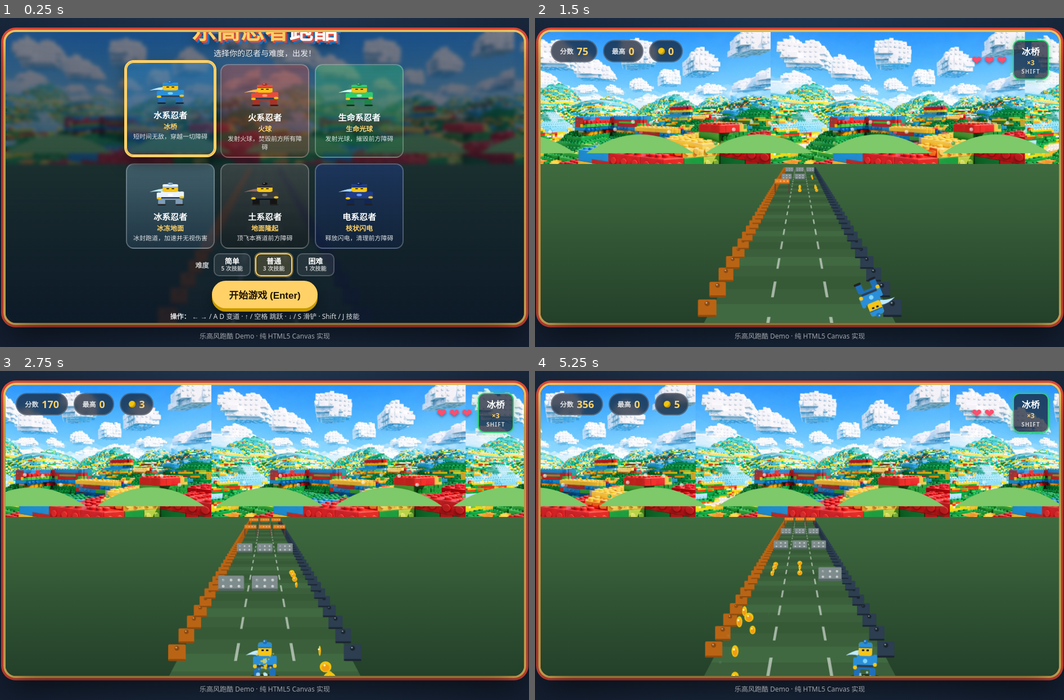
Above: before the commit, frames 1-4 (two rows, left to right).
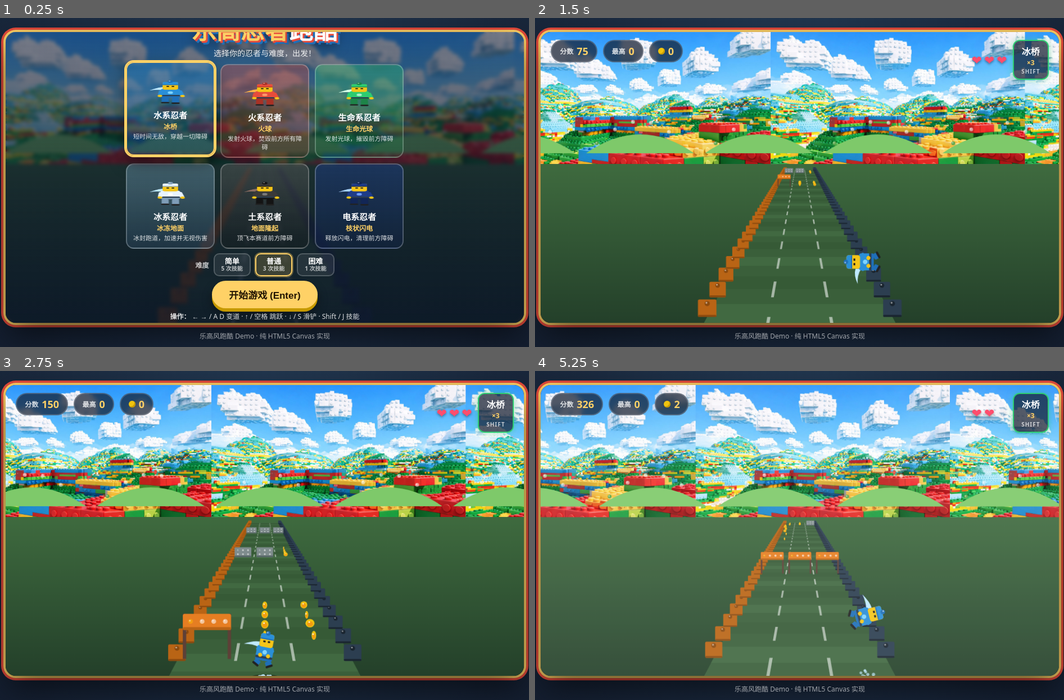
Above: after the commit, the same moments.

Repository: MasterJackie/lego-ninja-runner
Game: browser game, page index.html
Two runs of this game, one before a commit and one after it. Both use one fixed random seed, a clock stepped at 60 frames per second and the inputs below.
Inputs:
- Up to frame 1 (0.25 s): no input
- Up to frame 2 (1.5 s): click "开始游戏 (Enter)" at 0.27 s; hold Right from 1.03 s (still down); tap Space at 1.1 s
- Up to frame 3 (2.75 s): release Right at 1.53 s; hold Down 1.58-1.85 s; tap Space at 1.6, 2.1, 2.6 s; hold Left 1.9-2.47 s; tap W at 2.52 s; hold Up from 2.52 s (still down)
- Up to frame 4 (5.25 s): release Up at 2.82 s; hold Right 2.87-3.53 s; tap Space every 0.5 s from 3.1 to 5.1 s; tap S at 3.52 s; hold Up 3.58-3.82 s; hold Left 3.87-4.3 s; hold Down 4.35-4.68 s; hold Right 4.73-5.23 s

The runs differ from the first frame. In frame 1, 0.7% of the frame differs, in the area x 29-71%, y 18-57%; in frame 2, 1.0%; in frame 3, 2.4%; in frame 4, 8.5%, in the area x 1-100%, y 4-93%.

Commit message:
feat: update workspace
Co-authored-by: traeagent <traeagent@users.noreply.github.com>

Diff:
--- a/js/config.js
+++ b/js/config.js
@@ -41,24 +41,24 @@
 };
 
 // 三档难度
-// spawnGapMul：障碍生成间距倍率，越大障碍越少
+// gapFrames：两次障碍生成之间至少间隔的帧数（按当前速度换算成 z 距离）
 const DIFFICULTIES = {
   easy: {
     key: 'easy', name: '简单',
     startSpeed: 10, maxSpeed: 21, speedRamp: 0.0014,
-    spawnGapMul: 1.45, skillUses: 5,
+    gapFrames: 54, skillUses: 5,
     desc: '慢速 · 障碍少 · 5 次技能',
   },
   normal: {
     key: 'normal', name: '普通',
     startSpeed: 12, maxSpeed: 26, speedRamp: 0.0018,
-    spawnGapMul: 1.1, skillUses: 3,
+    gapFrames: 46, skillUses: 3,
     desc: '标准速度 · 3 次技能',
   },
   hard: {
     key: 'hard', name: '困难',
     startSpeed: 14, maxSpeed: 30, speedRamp: 0.002,
-    spawnGapMul: 0.9, skillUses: 1,
+    gapFrames: 40, skillUses: 1,
     desc: '极速 · 障碍密集 · 1 次技能',
   },
 };
--- a/js/entities.js
+++ b/js/entities.js
@@ -54,6 +54,8 @@
     this.onGround = true;
     this.state = 'run';
     this.slideTimer = 0;
+    this.jumpBuffer = 0;
+    this.slideBuffer = 0;
     this.invuln = 0;
     this.skillLeft = this.skillMax;
     this.skillTimer = 0;
@@ -73,23 +75,14 @@
     const targetX = laneX(this.lane);
     this.laneX += (targetX - this.laneX) * 0.28;
 
-    // 跳跃
-    if (input.jumpPressed && this.onGround) {
-      this.vy = CFG.jumpVel;
-      this.onGround = false;
-      this.state = 'jump';
-      game.spawnDust(this.laneX, CFG.playerZ, 0, this.kind);
-    }
-    // 滑铲（地面才能滑；空中按↓可快速下落）
-    if (input.slidePressed) {
-      if (this.onGround) {
-        this.state = 'slide';
-        this.slideTimer = CFG.slideFrames;
-        game.spawnDust(this.laneX, CFG.playerZ, 0, this.kind);
-      } else {
-        this.vy -= 6; // 空中速降（y 向上为正，vy 减小=下落更快）
-      }
-    }
+    // 跳跃 / 滑铲输入缓冲：落地前按下，也会在着地瞬间自动接上
+    if (input.jumpPressed) this.jumpBuffer = 8;
+    if (input.slidePressed) this.slideBuffer = 8;
+
+    if (this.jumpBuffer > 0 && this.onGround) this.startJump(game);
+    else if (input.slidePressed && this.onGround) this.startSlide(game);
+    else if (input.slidePressed && !this.onGround) this.vy -= 6; // 空中速降（y 向上为正，vy 减小=下落更快）
+
     if (this.state === 'slide') {
       this.slideTimer--;
       if (this.slideTimer <= 0) this.state = 'run';
@@ -102,8 +95,12 @@
       if (this.y <= 0) {
         this.y = 0; this.vy = 0; this.onGround = true; this.state = 'run';
         game.spawnDust(this.laneX, CFG.playerZ, 0, this.kind);
-      }
-    }
+        if (this.jumpBuffer > 0) this.startJump(game);
+        else if (this.slideBuffer > 0) this.startSlide(game);
+      }
+    }
+    if (this.jumpBuffer > 0) this.jumpBuffer--;
+    if (this.slideBuffer > 0) this.slideBuffer--;
 
     if (this.invuln > 0) this.invuln--;
     if (this.skillTimer > 0) {
@@ -112,6 +109,21 @@
         game.spawnIce(this.laneX, CFG.playerZ, this.y);
       }
     }
+  }
+
+  startJump(game) {
+    this.vy = CFG.jumpVel;
+    this.onGround = false;
+    this.state = 'jump';
+    this.jumpBuffer = 0;
+    this.slideBuffer = 0;
+    game.spawnDust(this.laneX, CFG.playerZ, 0, this.kind);
+  }
+  startSlide(game) {
+    this.state = 'slide';
+    this.slideTimer = CFG.slideFrames;
+    this.slideBuffer = 0;
+    game.spawnDust(this.laneX, CFG.playerZ, 0, this.kind);
   }
 
   isInvincible() { return this.invuln > 0 || this.skillTimer > 0; }
@@ -178,76 +190,84 @@
     const apex = (CFG.jumpVel * CFG.jumpVel) / (2 * CFG.gravity);
     return Math.max(0, Math.min(1, this.y / apex));
   }
+  // 起跳到落地的线性进度（空翻用，避免到顶点后倒转）
+  airProgress() {
+    if (this.onGround) return 0;
+    return Math.max(0, Math.min(1, (CFG.jumpVel - this.vy) / (2 * CFG.jumpVel)));
+  }
   computePose() {
     const t = this.animT;
     if (this.state === 'jump') {
       const jp = this.jumpProgress();
+      const ap = this.airProgress();
       switch (this.kind) {
         case 'water':
-          // 水系：腾空翻转一圈
-          return { type: 'jump', legSwing: 0.4, armSwing: -0.9, bodyAngle: Math.sin(jp * Math.PI) * Math.PI, crouch: 0, scarf: 1.5 };
+          // 水系：抱膝前空翻
+          return { type: 'jump', spin: ap * Math.PI * 2, legLiftL: 1.1, legLiftR: 1.1, legAngleL: 0.5, legAngleR: 0.5, armAngleL: -0.5, armAngleR: -0.5, armLiftL: 0.55, armLiftR: 0.55, scarf: 1.5 };
         case 'fire':
-          // 火系：弹射后仰 + 双臂上举
-          return { type: 'jump', legSwing: 0.7, armSwing: -1.3, bodyAngle: -0.35, crouch: 0, scarf: 1.8 };
+          // 火系：火箭式跃起，双拳冲天、后腿拖曳
+          return { type: 'jump', bodyAngle: -0.28, legLiftL: 0.15, legLiftR: 0.95, legAngleL: -0.15, legAngleR: 0.6, armAngleL: 2.65, armAngleR: 2.9, armLiftL: 0, armLiftR: 0.1, scarf: 1.9 };
         case 'life':
-          // 生命系：轻盈悬浮，双臂张开
-          return { type: 'jump', legSwing: -0.5, armSwing: -1.7, bodyAngle: 0.14, crouch: 0, scarf: 2.2 };
+          // 生命系：悬浮展臂
+          return { type: 'jump', bodyAngle: 0.04, bob: Math.sin(jp * Math.PI) * 4, legLiftL: 0.5, legLiftR: 0.85, legAngleL: 0.35, legAngleR: 0.55, armAngleL: 1.55, armAngleR: 1.55, armLiftL: 0.2, armLiftR: 0.2, scarf: 2.2 };
         case 'ice':
-          // 冰系：空中舒展旋转
-          return { type: 'jump', legSwing: 0.2, armSwing: -1.0, bodyAngle: jp * Math.PI * 2, crouch: 0, scarf: 2.6 };
+          // 冰系：单腿伸展的空中转体
+          return { type: 'jump', spin: ap * Math.PI * 2, legLiftL: 0.05, legLiftR: 1.1, legAngleL: 0.1, legAngleR: 0.65, legSpreadL: -1, armAngleL: 1.5, armAngleR: 1.1, armLiftL: 0.1, armLiftR: 0.4, scarf: 2.6 };
         case 'earth':
           // 土系：抱膝重跳
-          return { type: 'jump', legSwing: 1.5, armSwing: 1.2, bodyAngle: 0.55, crouch: 0, scarf: 1.3 };
+          return { type: 'jump', bodyAngle: 0.32, legLiftL: 1.35, legLiftR: 1.35, legAngleL: 0.7, legAngleR: 0.7, armAngleL: -0.7, armAngleR: -0.7, armLiftL: 0.45, armLiftR: 0.45, scarf: 1.2 };
         default:
-          // 电系：高速前空翻
-          return { type: 'jump', legSwing: 0.8, armSwing: -1.4, bodyAngle: jp * Math.PI * 2, crouch: 0, scarf: 2.8 };
+          // 电系：高速双周空翻，手臂后曳
+          return { type: 'jump', spin: ap * Math.PI * 4, legLiftL: 0.3, legLiftR: 0.95, legAngleL: -0.2, legAngleR: 0.6, armAngleL: 2.0, armAngleR: 2.3, armLiftL: 0.1, armLiftR: 0, scarf: 3.0 };
       }
     }
     if (this.state === 'slide') {
       switch (this.kind) {
         case 'water':
-          return { type: 'slide', legSwing: 1.3, armSwing: 1.4, bodyAngle: -0.62, crouch: 1, scarf: 2.3 };
+          // 水系：单膝贴地、后手撑地
+          return { type: 'slide', bodyAngle: -0.62, lift: 7, legLiftL: 0.1, legLiftR: 0.95, legAngleL: -0.1, legAngleR: 0.5, armAngleL: 0.45, armAngleR: 1.6, armLiftL: 0.2, armLiftR: 0, crouch: 1, scarf: 2.3 };
         case 'fire':
-          return { type: 'slide', legSwing: 1.0, armSwing: 1.6, bodyAngle: -0.78, crouch: 1, scarf: 2.5 };
+          // 火系：棒球式滑铲，前腿伸直
+          return { type: 'slide', bodyAngle: -0.9, lift: 12, legLiftL: 0, legLiftR: 1.25, legAngleL: 0.1, legAngleR: 0.8, armAngleL: 1.8, armAngleR: 0.6, armLiftL: 0, armLiftR: 0.3, crouch: 1, scarf: 2.5 };
         case 'life':
-          // 生命系：双手前探滑行
-          return { type: 'slide', legSwing: 1.6, armSwing: -1.3, bodyAngle: -0.52, crouch: 1, scarf: 2.0 };
+          // 生命系：前扑滑行，双手前探
+          return { type: 'slide', bodyAngle: -0.5, lift: 2, legLiftL: 0.7, legLiftR: 0.9, legAngleL: 0.3, legAngleR: 0.45, armAngleL: 1.1, armAngleR: 1.1, armLiftL: 0.25, armLiftR: 0.25, crouch: 1, scarf: 2.0 };
         case 'ice':
-          // 冰系：单腿伸展贴地滑行
-          return { type: 'slide', legSwing: 1.9, armSwing: 0.3, bodyAngle: -0.7, crouch: 1, scarf: 2.8 };
+          // 冰系：单腿侧展贴地滑行
+          return { type: 'slide', bodyAngle: -0.72, lift: 9, legLiftL: 0.05, legLiftR: 0.9, legAngleL: 0.9, legAngleR: 0.2, legSpreadL: -2.5, armAngleL: 1.5, armAngleR: 1.3, armLiftL: 0.1, armLiftR: 0.1, crouch: 1, scarf: 2.8 };
         case 'earth':
-          // 土系：肩部压低冲撞
-          return { type: 'slide', legSwing: 0.8, armSwing: 0.7, bodyAngle: -0.92, crouch: 1, scarf: 1.7 };
+          // 土系：宽步肩撞，双臂护胸
+          return { type: 'slide', bodyAngle: -0.88, lift: 14, legLiftL: 0.45, legLiftR: 0.45, legAngleL: 0.45, legAngleR: 0.45, legSpreadL: 4.5, legSpreadR: 4.5, armAngleL: -0.4, armAngleR: -0.4, armLiftL: 0.55, armLiftR: 0.55, crouch: 1, scarf: 1.6 };
         default:
-          // 电系：极低身位闪电滑铲
-          return { type: 'slide', legSwing: 1.35, armSwing: 1.8, bodyAngle: -0.85, crouch: 1, scarf: 3.0 };
-      }
-    }
-    // 奔跑：每个忍者有不同的步频、摆幅与身体前倾
+          // 电系：极低身位，单手触地
+          return { type: 'slide', bodyAngle: -1.02, lift: 26, legLiftL: 1.15, legLiftR: 0.9, legAngleL: 0.45, legAngleR: 0.35, armAngleL: 0.1, armAngleR: 1.9, armLiftL: 0, armLiftR: 0.1, crouch: 1, scarf: 3.0 };
+      }
+    }
+    // 奔跑：每个忍者有自己的步频、摆幅、前倾与弹跳
     switch (this.kind) {
       case 'water': {
-        const ph = (t * 0.4) % (Math.PI * 2);
-        return { type: 'run', legSwing: Math.sin(ph), armSwing: -Math.sin(ph), bodyAngle: Math.sin(ph) * 0.05, crouch: 0, scarf: 1 + 0.2 * Math.sin(t * 0.3) };
+        const ph = (t * 0.4) % (Math.PI * 2), k = Math.sin(ph);
+        return { type: 'run', legLiftL: 0.4 + 0.32 * k, legLiftR: 0.4 - 0.32 * k, armLiftL: 0.45 + 0.35 * k, armLiftR: 0.45 - 0.35 * k, armAngleL: 0.22, armAngleR: 0.22, bodyAngle: k * 0.04, bob: Math.abs(k) * 0.7, crouch: 0, scarf: 1 + 0.2 * k };
       }
       case 'fire': {
-        const ph = (t * 0.5) % (Math.PI * 2);
-        return { type: 'run', legSwing: Math.sin(ph) * 1.25, armSwing: -Math.sin(ph) * 1.35, bodyAngle: -0.1 + Math.sin(ph) * 0.04, crouch: 0, scarf: 1.4 };
+        const ph = (t * 0.5) % (Math.PI * 2), k = Math.sin(ph);
+        return { type: 'run', legLiftL: 0.55 + 0.45 * k, legLiftR: 0.55 - 0.45 * k, armLiftL: 0.55 + 0.4 * k, armLiftR: 0.55 - 0.4 * k, armAngleL: 0.35, armAngleR: 0.35, bodyAngle: -0.12 + k * 0.03, bob: Math.abs(k) * 0.4, crouch: 0, scarf: 1.5 };
       }
       case 'life': {
-        const ph = (t * 0.36) % (Math.PI * 2);
-        return { type: 'run', legSwing: Math.sin(ph) * 0.7, armSwing: -Math.sin(ph) * 0.8, bodyAngle: Math.sin(ph) * 0.03, crouch: 0, scarf: 1.1 };
+        const ph = (t * 0.36) % (Math.PI * 2), k = Math.sin(ph);
+        return { type: 'run', legLiftL: 0.28 + 0.2 * k, legLiftR: 0.28 - 0.2 * k, armLiftL: 0.3 + 0.15 * k, armLiftR: 0.3 - 0.15 * k, armAngleL: 0.75, armAngleR: 0.75, bodyAngle: k * 0.02, bob: 1.4 * Math.abs(k), crouch: 0, scarf: 1.2 };
       }
       case 'ice': {
-        const ph = (t * 0.3) % (Math.PI * 2);
-        return { type: 'run', legSwing: Math.sin(ph) * 0.55, armSwing: -Math.sin(ph) * 0.6, bodyAngle: 0.02, crouch: 0, scarf: 1.3 };
+        const ph = (t * 0.3) % (Math.PI * 2), k = Math.sin(ph);
+        return { type: 'run', legLiftL: 0.15 + 0.12 * k, legLiftR: 0.15 - 0.12 * k, armLiftL: 0.15 + 0.1 * k, armLiftR: 0.15 - 0.1 * k, armAngleL: 0.15, armAngleR: 0.15, bodyAngle: 0.02, bob: 0.2 * Math.abs(k), crouch: 0, scarf: 1.3 };
       }
       case 'earth': {
-        const ph = (t * 0.34) % (Math.PI * 2);
-        return { type: 'run', legSwing: Math.sin(ph) * 1.15, armSwing: -Math.sin(ph) * 0.65, bodyAngle: 0.09, crouch: 0, scarf: 0.9 };
+        const ph = (t * 0.34) % (Math.PI * 2), k = Math.sin(ph);
+        return { type: 'run', legLiftL: 0.5 + 0.4 * k, legLiftR: 0.5 - 0.4 * k, armLiftL: 0.25 + 0.2 * k, armLiftR: 0.25 - 0.2 * k, armAngleL: 0.3, armAngleR: 0.3, bodyAngle: 0.1, bob: 2.2 * Math.abs(k), crouch: 0, scarf: 0.9 };
       }
       default: {
-        const ph = (t * 0.62) % (Math.PI * 2);
-        return { type: 'run', legSwing: Math.sin(ph) * 1.1, armSwing: -Math.sin(ph) * 1.2, bodyAngle: -0.14, crouch: 0, scarf: 2.0 };
+        const ph = (t * 0.62) % (Math.PI * 2), k = Math.sin(ph);
+        return { type: 'run', legLiftL: 0.65 + 0.55 * k, legLiftR: 0.65 - 0.55 * k, armLiftL: 0.75 + 0.45 * k, armLiftR: 0.75 - 0.45 * k, armAngleL: 0.5, armAngleR: 0.5, bodyAngle: -0.18 + k * 0.03, bob: Math.abs(k) * 0.3, crouch: 0, scarf: 2.2 };
       }
     }
   }
@@ -259,25 +279,42 @@
 function drawNinja(ctx, cx, fy, kind, pose, animT, scale = 1) {
   const def = NINJAS[kind];
   const s = scale;
-  const W = 44 * s, H = 64 * s;
 
   ctx.save();
-  ctx.translate(cx, fy);
-  if (pose.crouch) { ctx.translate(0, 26 * s); ctx.rotate(pose.bodyAngle); }
-  else { ctx.rotate(pose.bodyAngle || 0); }
+  ctx.translate(cx, fy + (pose.bob || 0) * s);
+
+  // 空翻围绕身体中心；奔跑前倾 / 滑铲压低围绕脚底
+  if (pose.spin) {
+    ctx.translate(0, -34 * s);
+    ctx.rotate(pose.spin);
+    ctx.translate(0, 34 * s);
+  } else if (pose.crouch) {
+    ctx.translate(0, -(pose.lift || 0) * s);
+    ctx.rotate(pose.bodyAngle || 0);
+  } else if (pose.bodyAngle) {
+    ctx.rotate(pose.bodyAngle);
+  }
 
   drawScarf(ctx, def, pose, animT, s);
 
-  const legW = 11 * s, legH = 18 * s, legY = -legH;
-  const swing = pose.legSwing * 6 * s;
-  ctx.fillStyle = def.dark;
-  roundRect(ctx, -W / 2 + 3 * s, legY + swing * 0.3, legW, legH - Math.abs(swing) * 0.2, 3 * s); ctx.fill();
-  roundRect(ctx, W / 2 - 3 * s - legW, legY - swing * 0.3, legW, legH - Math.abs(swing) * 0.2, 3 * s); ctx.fill();
-  ctx.fillStyle = '#222';
-  roundRect(ctx, -W / 2 + 2 * s, -3 * s, legW + 2 * s, 4 * s, 2 * s); ctx.fill();
-  roundRect(ctx, W / 2 - 3 * s - legW, -3 * s, legW + 2 * s, 4 * s, 2 * s); ctx.fill();
-
-  const torsoW = 30 * s, torsoH = 26 * s, torsoY = legY - torsoH + 2 * s;
+  const legW = 11 * s, legH = 18 * s, hipY = -18 * s;
+  const liftL = Math.max(0, Math.min(1.2, pose.legLiftL ?? Math.max(0, pose.legSwing || 0) * 0.7));
+  const liftR = Math.max(0, Math.min(1.2, pose.legLiftR ?? Math.max(0, -(pose.legSwing || 0)) * 0.7));
+  const drawLeg = (side, lift, angle, spread) => {
+    const len = legH * (1 - lift * 0.4);
+    ctx.save();
+    ctx.translate(side * 8 * s + side * (spread || 0) * s, hipY);
+    ctx.rotate(-side * (angle || 0));
+    ctx.fillStyle = def.dark;
+    roundRect(ctx, -legW / 2, 0, legW, len, 3 * s); ctx.fill();
+    ctx.fillStyle = '#222';
+    roundRect(ctx, -legW / 2 - 1 * s, len - 3 * s, legW + 2 * s, 4 * s, 2 * s); ctx.fill();
+    ctx.restore();
+  };
+  drawLeg(-1, liftL, pose.legAngleL, pose.legSpreadL);
+  drawLeg(1, liftR, pose.legAngleR, pose.legSpreadR);
+
+  const torsoW = 30 * s, torsoH = 26 * s, torsoY = -44 * s;
   ctx.fillStyle = def.color;
   roundRect(ctx, -torsoW / 2, torsoY, torsoW, torsoH, 4 * s); ctx.fill();
   ctx.fillStyle = def.dark;
@@ -287,14 +324,24 @@
   ctx.fillStyle = def.light;
   ctx.beginPath(); ctx.arc(0, torsoY + torsoH / 2 - 2 * s, 4 * s, 0, Math.PI * 2); ctx.fill();
 
-  const armW = 7 * s, armH = 18 * s;
-  const aSwing = pose.armSwing * 5 * s;
-  ctx.fillStyle = def.color;
-  roundRect(ctx, -torsoW / 2 - armW + 1 * s, torsoY + 2 * s - aSwing, armW, armH, 3 * s); ctx.fill();
-  roundRect(ctx, torsoW / 2 - 1 * s, torsoY + 2 * s + aSwing, armW, armH, 3 * s); ctx.fill();
-  ctx.fillStyle = def.skin;
-  ctx.beginPath(); ctx.arc(-torsoW / 2 - armW / 2 + 1 * s, torsoY + 2 * s - aSwing + armH, 3.5 * s, 0, Math.PI * 2); ctx.fill();
-  ctx.beginPath(); ctx.arc(torsoW / 2 + armW / 2 - 1 * s, torsoY + 2 * s + aSwing + armH, 3.5 * s, 0, Math.PI * 2); ctx.fill();
+  const armW = 7 * s, armH = 18 * s, shoulderY = -40 * s;
+  const armLiftL = Math.max(0, Math.min(1, pose.armLiftL ?? Math.max(0, -(pose.armSwing || 0)) * 0.5));
+  const armLiftR = Math.max(0, Math.min(1, pose.armLiftR ?? Math.max(0, pose.armSwing || 0) * 0.5));
+  const armAngleL = pose.armAngleL ?? 0.2 + (pose.armSwing || 0) * 0.25;
+  const armAngleR = pose.armAngleR ?? 0.2 - (pose.armSwing || 0) * 0.25;
+  const drawArm = (side, lift, angle) => {
+    const len = armH * (1 - lift * 0.35);
+    ctx.save();
+    ctx.translate(side * 14 * s, shoulderY);
+    ctx.rotate(-side * angle);
+    ctx.fillStyle = def.color;
+    roundRect(ctx, -armW / 2, 0, armW, len, 3 * s); ctx.fill();
+    ctx.fillStyle = def.skin;
+    ctx.beginPath(); ctx.arc(0, len, 3.5 * s, 0, Math.PI * 2); ctx.fill();
+    ctx.restore();
+  };
+  drawArm(-1, armLiftL, armAngleL);
+  drawArm(1, armLiftR, armAngleR);
 
   const head = 24 * s, headY = torsoY - head + 2 * s;
   ctx.fillStyle = def.skin;
--- a/js/game.js
+++ b/js/game.js
@@ -41,7 +41,7 @@
     this.score = 0;
     this.coins = 0;
     this.lives = 3;
-    this.spawnGap = 360 * this.diff.spawnGapMul; // z 间距
+    this.spawnGap = this.speed * this.diff.gapFrames; // z 间距（保证一次动作结束后才到下一波）
     this.sinceSpawn = 400;   // 起步先空一段
     this.scrollZ = 0;
     this.flashAmt = 0;
@@ -276,7 +276,7 @@
     if (this.sinceSpawn >= this.spawnGap) {
       this.spawnWave();
       this.sinceSpawn = 0;
-      this.spawnGap = Math.max(230, 420 - this.speed * 6) * this.diff.spawnGapMul;
+      this.spawnGap = this.speed * this.diff.gapFrames;
     }
     for (const o of this.obstacles) o.update(move);
 
